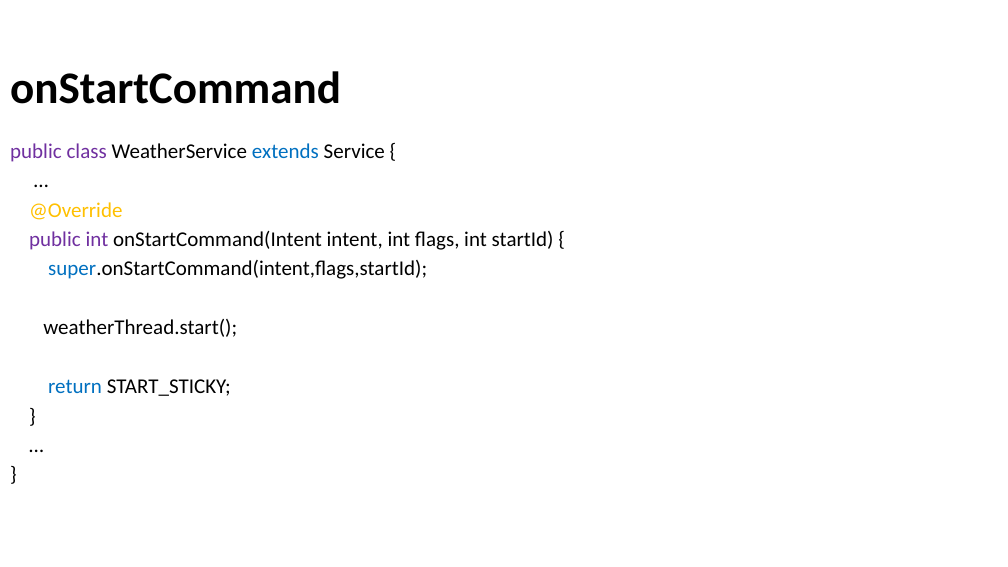
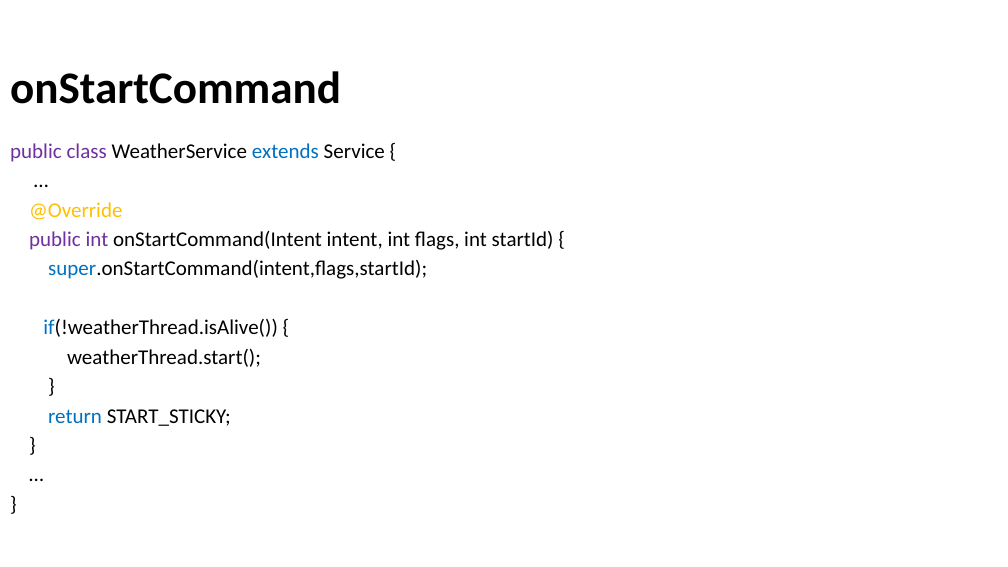
Before and after one commit to Batch-xx/Android-Lunch-Learn, a slide deck: slide 15 of slides/Services_Settings.pptx. Drawn at 1008x567 pixels with LibreOffice and Linux fonts; fonts in the diff are those of the drawing; background and template pictures are left out. Boxes give left, top, right and bottom in pixels: in the first picture for what was removed or moved away, otherwise in the second. Text is boxed around its words. In the diff, an @@ line names an element or a change of style, - is before the commit and + after.

```diff
--- a/slides/Services_Settings.pptx
+++ b/slides/Services_Settings.pptx
@@ text at [10, 143, 554, 426]: paragraph added @@
+}
@@ text at [43, 319, 278, 337]: paragraph added @@
+if(!weatherThread.isAlive()) {
```
Also in this commit, not shown: 2 slides added, 4 other files.
